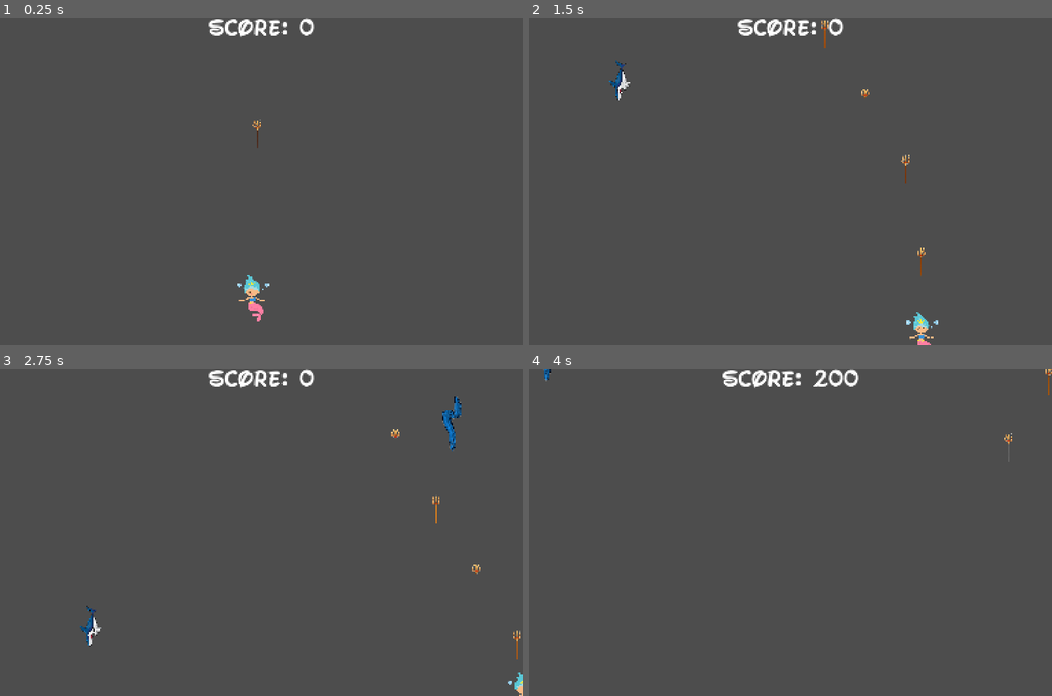
Above: before the commit, frames 1-4 (two rows, left to right).
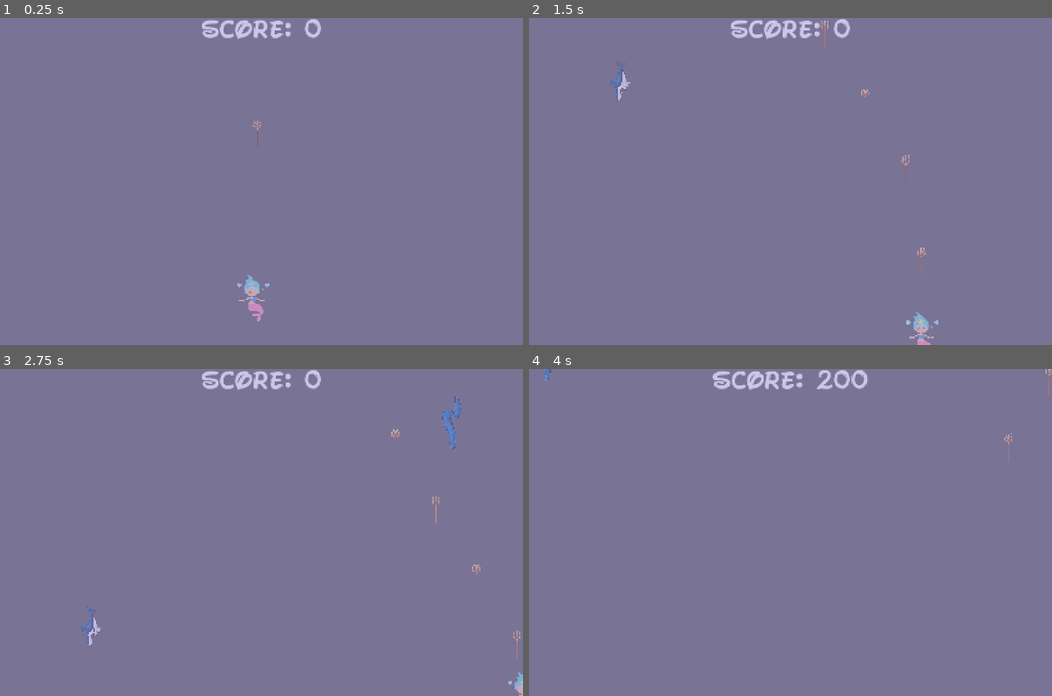
Above: after the commit, the same moments.

Repository: mnurbol-glitch/A-Mermaids-Tale
Game: Godot game, scene res://scenes/Game_Madina.tscn
Two runs of this game, one before a commit and one after it. Both use one fixed random seed, a clock stepped at 60 frames per second and the inputs below.
Inputs:
- Up to frame 1 (0.25 s): no input
- Up to frame 2 (1.5 s): tap Enter at 0.5 s; hold Right (move_right) 0.53-1.28 s; hold Space (shoot) 0.53-1.28 s; hold Down (move_down) from 1.28 s (still down); tap Space (shoot) at 1.35 s
- Up to frame 3 (2.75 s): release Down (move_down) at 2.03 s; hold Right (move_right) from 2.03 s (still down); hold Space (shoot) from 2.03 s (still down)
- Up to frame 4 (4 s): release Right (move_right) at 2.78 s; release Space (shoot) at 2.78 s; hold Up (move_up) 2.78-3.53 s; tap Space (shoot) at 2.85 s; hold Left (move_left) from 3.53 s (still down); hold Space (shoot) from 3.53 s (still down)

The runs differ from the first frame. In frame 1, 100% of the frame differs, in the area x 0-100%, y 0-100%; in frame 2, 100%; in frame 3, 100%; in frame 4, 100%.

Commit message:
start game over

Diff:
--- a/a-mermaids-tale-game/scenes/Game_Madina.tscn
+++ b/a-mermaids-tale-game/scenes/Game_Madina.tscn
@@ -5,6 +5,7 @@
 [ext_resource type="PackedScene" uid="uid://b3vr4cml6scqh" path="res://scenes/trident.tscn" id="3_iw4op"]
 [ext_resource type="PackedScene" uid="uid://b2u1kmt4p3cd4" path="res://scenes/hud.tscn" id="4_cdrme"]
 [ext_resource type="PackedScene" uid="uid://dgkac0hhan15u" path="res://scenes/enemy.tscn" id="4_nfoa1"]
+[ext_resource type="PackedScene" uid="uid://8mjbxi8722uj" path="res://scenes/game_over_screen.tscn" id="5_ekglo"]
 [ext_resource type="PackedScene" uid="uid://bhhj2by12h0r8" path="res://scenes/diver_enemy.tscn" id="5_s53ro"]
 
 [node name="Game_lvl2_Madina" type="Node2D" unique_id=1845959821]
@@ -14,6 +15,8 @@
 [node name="UILayer" type="CanvasLayer" parent="." unique_id=1787005062]
 
 [node name="HUD" parent="UILayer" unique_id=841911485 instance=ExtResource("4_cdrme")]
+
+[node name="GameOverScreen" parent="UILayer" unique_id=577975118 instance=ExtResource("5_ekglo")]
 
 [node name="EnemySpawnTimer" type="Timer" parent="." unique_id=1525480864]
 autostart = true
--- a/a-mermaids-tale-game/scenes/hud.tscn
+++ b/a-mermaids-tale-game/scenes/hud.tscn
@@ -5,7 +5,7 @@
 
 [sub_resource type="LabelSettings" id="LabelSettings_toqtt"]
 font = ExtResource("2_5ysmq")
-font_size = 70
+font_size = 80
 
 [node name="HUD" type="Control" unique_id=841911485]
 layout_mode = 3
